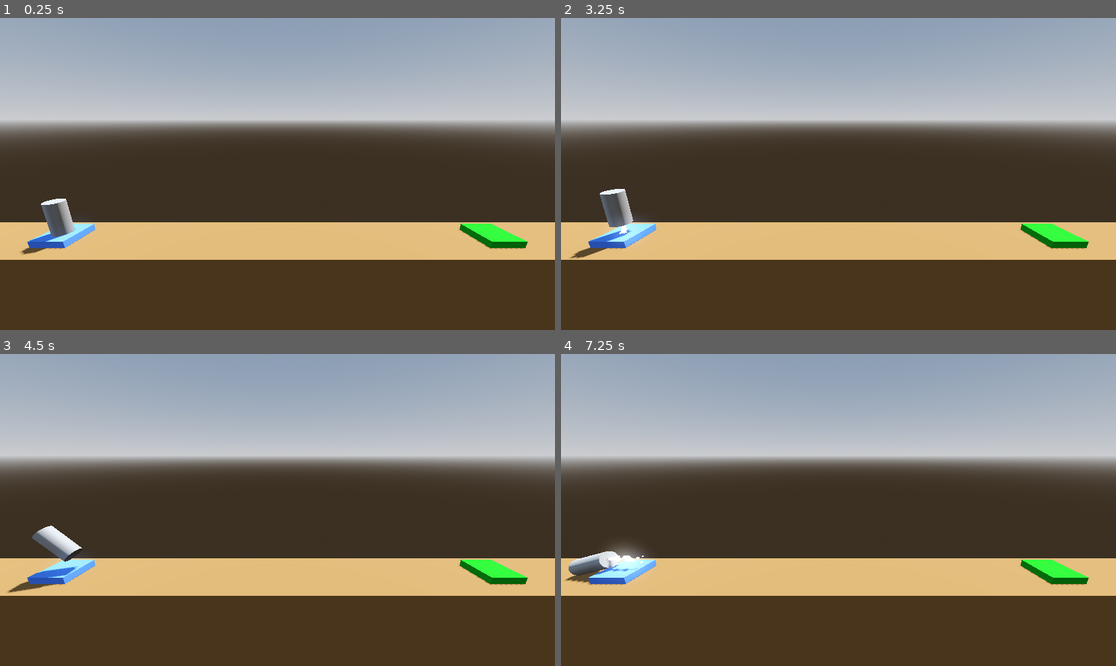
Above: before the commit, frames 1-4 (two rows, left to right).
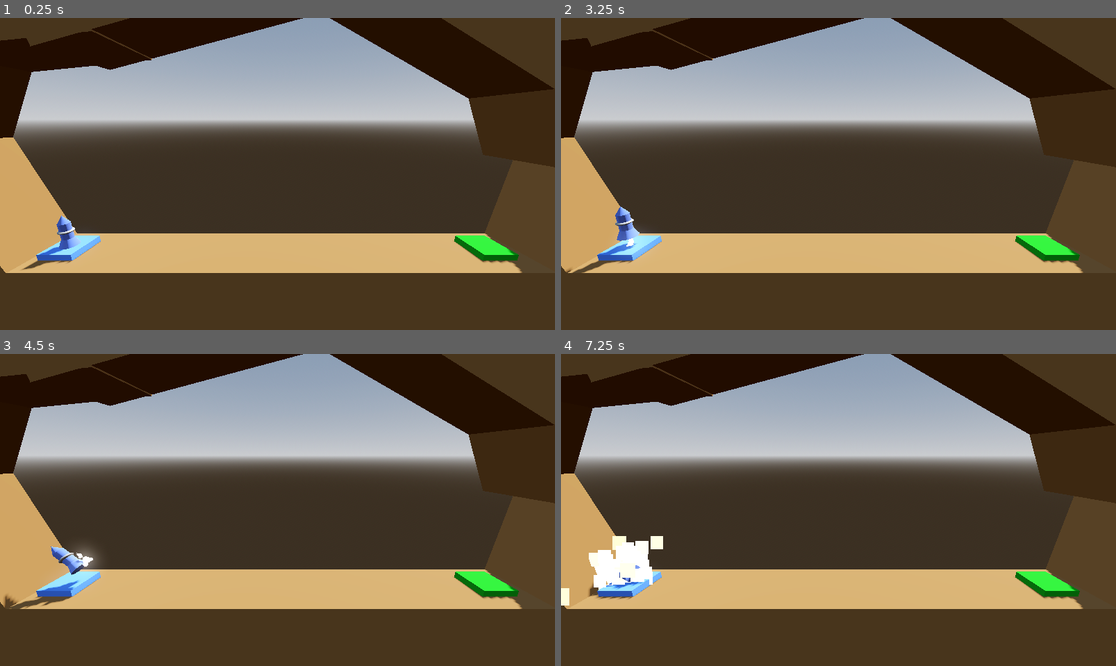
Above: after the commit, the same moments.

Repository: MohammdS/voxel-game-project
Game: Godot game, scene res://Levels/level_0.tscn
The game is run twice, just before and just after one commit, with the same random seed, the same clock (stepped at 60 frames per second) and the same inputs.
Inputs:
- Up to frame 1 (0.25 s): no input
- Up to frame 2 (3.25 s): tap Enter at 0.5, 2 s; hold D (rotate_right) 0.53-1.28 s; tap Space at 1.25, 2.75 s; hold A (rotate_left) 1.28-2.03 s; hold D (rotate_right) 2.03-2.78 s; hold W (UP) from 2.78 s (still down)
- Up to frame 3 (4.5 s): release W (UP) at 3.53 s; hold A (rotate_left) from 3.53 s (still down)
- Up to frame 4 (7.25 s): release A (rotate_left) at 5.78 s; hold D (rotate_right) 5.78-6.53 s; tap Enter at 6.5 s; hold W (UP) from 6.53 s (still down)

The runs differ from the first frame. In frame 1, 31% of the frame differs, in the area x 0-100%, y 0-82%; in frame 2, 31%; in frame 3, 31%; in frame 4, 31%.

Commit message:
updated the Rocket launcher game
added a rocket shape texture also added a win and crashing effects and improved the background to make it feel more real

Diff:
--- a/Levels/level_0.tscn
+++ b/Levels/level_0.tscn
@@ -1,7 +1,8 @@
 [gd_scene load_steps=9 format=3 uid="uid://cl8s8i4ski8tx"]
 
 [ext_resource type="Script" uid="uid://cwr6sebinlu60" path="res://Levels/landing_pad.gd" id="1_d3n4i"]
-[ext_resource type="PackedScene" uid="uid://dsmfcrbijlumj" path="res://player.tscn" id="1_o6pxs"]
+[ext_resource type="PackedScene" uid="uid://dycikpwhyrbfr" path="res://back_ground.tscn" id="1_finow"]
+[ext_resource type="PackedScene" uid="uid://76403u31emey" path="res://player.tscn" id="1_o6pxs"]
 
 [sub_resource type="ProceduralSkyMaterial" id="ProceduralSkyMaterial_ak04c"]
 sky_horizon_color = Color(0.662243, 0.671743, 0.686743, 1)
@@ -16,9 +17,6 @@
 tonemap_mode = 2
 glow_enabled = true
 
-[sub_resource type="StandardMaterial3D" id="StandardMaterial3D_4rlqi"]
-albedo_color = Color(0.531439, 0.377156, 0.199523, 1)
-
 [sub_resource type="StandardMaterial3D" id="StandardMaterial3D_vfa6b"]
 albedo_color = Color(0.31982, 0.527251, 1, 1)
 
@@ -28,17 +26,14 @@
 [node name="Level" type="Node3D"]
 
 [node name="DirectionalLight3D" type="DirectionalLight3D" parent="."]
-transform = Transform3D(-0.866023, -0.433016, 0.250001, 0, 0.499998, 0.866027, -0.500003, 0.749999, -0.43301, 0, 0, 0)
+transform = Transform3D(0.224963, 0.907858, 0.353816, 0.55869, -0.417687, 0.716522, 0.798284, 0.0364823, -0.601175, 0, 0, 4.97251)
 shadow_enabled = true
 
 [node name="WorldEnvironment" type="WorldEnvironment" parent="."]
 environment = SubResource("Environment_d3n4i")
 
-[node name="Floor" type="CSGBox3D" parent="." groups=["Hazard"]]
+[node name="Floor" parent="." instance=ExtResource("1_finow")]
 transform = Transform3D(1, 0, 0, 0, 1, 0, 0, 0, 1, 0, -4, 0)
-use_collision = true
-size = Vector3(40, 8, 4)
-material = SubResource("StandardMaterial3D_4rlqi")
 
 [node name="LaunchPad" type="CSGBox3D" parent="."]
 transform = Transform3D(1, 0, 0, 0, 1, 0, 0, 0, 1, -13, 0.2, 0)
@@ -55,7 +50,7 @@
 file_path = "uid://dsmhixb7bb5ok"
 
 [node name="Camera3D" type="Camera3D" parent="."]
-transform = Transform3D(1, 0, 0, 0, 0.965926, 0.258819, 0, -0.258819, 0.965926, 0, 7, 11)
+transform = Transform3D(1, 0, 0, 0, 0.965926, 0.258819, 0, -0.258819, 0.965926, 0, 7.97613, 11.1656)
 
 [node name="Player" parent="." instance=ExtResource("1_o6pxs")]
 transform = Transform3D(1, 0, 0, 0, 1, 0, 0, 0, 1, -13, 0.4, 0)
--- a/Levels/level_1.tscn
+++ b/Levels/level_1.tscn
@@ -1,7 +1,8 @@
 [gd_scene load_steps=10 format=3 uid="uid://dsmhixb7bb5ok"]
 
 [ext_resource type="Script" uid="uid://cwr6sebinlu60" path="res://Levels/landing_pad.gd" id="1_dilhk"]
-[ext_resource type="PackedScene" uid="uid://dsmfcrbijlumj" path="res://player.tscn" id="2_3mhv4"]
+[ext_resource type="PackedScene" uid="uid://76403u31emey" path="res://player.tscn" id="2_3mhv4"]
+[ext_resource type="PackedScene" uid="uid://dycikpwhyrbfr" path="res://back_ground.tscn" id="3_3mhv4"]
 
 [sub_resource type="ProceduralSkyMaterial" id="ProceduralSkyMaterial_ak04c"]
 sky_horizon_color = Color(0.662243, 0.671743, 0.686743, 1)
@@ -15,9 +16,6 @@
 sky = SubResource("Sky_o6pxs")
 tonemap_mode = 2
 glow_enabled = true
-
-[sub_resource type="StandardMaterial3D" id="StandardMaterial3D_4rlqi"]
-albedo_color = Color(0.531439, 0.377156, 0.199523, 1)
 
 [sub_resource type="StandardMaterial3D" id="StandardMaterial3D_dilhk"]
 albedo_color = Color(0.673107, 0.271488, 0.22309, 1)
@@ -37,16 +35,10 @@
 [node name="WorldEnvironment" type="WorldEnvironment" parent="."]
 environment = SubResource("Environment_d3n4i")
 
-[node name="Floor" type="CSGBox3D" parent="." groups=["Hazard"]]
-transform = Transform3D(1, 0, 0, 0, 1, 0, 0, 0, 1, 0, -4, 0)
+[node name="Obstacle" type="CSGBox3D" parent="." groups=["Hazard"]]
+transform = Transform3D(1, 0, 0, 0, 1, 0, 0, 0, 1, 0, 5.11934, 0)
 use_collision = true
-size = Vector3(40, 8, 4)
-material = SubResource("StandardMaterial3D_4rlqi")
-
-[node name="Obstacle" type="CSGBox3D" parent="." groups=["Hazard"]]
-transform = Transform3D(1, 0, 0, 0, 1, 0, 0, 0, 1, 0, 3.68479, 0)
-use_collision = true
-size = Vector3(6, 5, 4)
+size = Vector3(7, 6, 4)
 material = SubResource("StandardMaterial3D_dilhk")
 
 [node name="LaunchPad" type="CSGBox3D" parent="."]
@@ -64,7 +56,10 @@
 file_path = "uid://bx4lk5jgylo4h"
 
 [node name="Camera3D" type="Camera3D" parent="."]
-transform = Transform3D(1, 0, 0, 0, 0.965926, 0.258819, 0, -0.258819, 0.965926, 0, 7, 11)
+transform = Transform3D(1, 0, 0, 0, 0.986655, 0.162826, 0, -0.162826, 0.986655, 0, 7, 11)
 
 [node name="Player" parent="." instance=ExtResource("2_3mhv4")]
 transform = Transform3D(1, 0, 0, 0, 1, 0, 0, 0, 1, -13, 0.4, 0)
+
+[node name="Floor" parent="." instance=ExtResource("3_3mhv4")]
+transform = Transform3D(1, 0, 0, 0, 1, 0, 0, 0, 1, 0, -4, 0)
--- a/Levels/level_2.tscn
+++ b/Levels/level_2.tscn
@@ -1,7 +1,8 @@
 [gd_scene load_steps=10 format=3 uid="uid://bx4lk5jgylo4h"]
 
 [ext_resource type="Script" uid="uid://cwr6sebinlu60" path="res://Levels/landing_pad.gd" id="1_kbe2v"]
-[ext_resource type="PackedScene" uid="uid://dsmfcrbijlumj" path="res://player.tscn" id="2_arsda"]
+[ext_resource type="PackedScene" uid="uid://76403u31emey" path="res://player.tscn" id="2_arsda"]
+[ext_resource type="PackedScene" uid="uid://dycikpwhyrbfr" path="res://back_ground.tscn" id="3_arsda"]
 
 [sub_resource type="ProceduralSkyMaterial" id="ProceduralSkyMaterial_ak04c"]
 sky_horizon_color = Color(0.662243, 0.671743, 0.686743, 1)
@@ -15,9 +16,6 @@
 sky = SubResource("Sky_o6pxs")
 tonemap_mode = 2
 glow_enabled = true
-
-[sub_resource type="StandardMaterial3D" id="StandardMaterial3D_4rlqi"]
-albedo_color = Color(0.531439, 0.377156, 0.199523, 1)
 
 [sub_resource type="StandardMaterial3D" id="StandardMaterial3D_dilhk"]
 albedo_color = Color(0.673107, 0.271488, 0.22309, 1)
@@ -37,22 +35,16 @@
 [node name="WorldEnvironment" type="WorldEnvironment" parent="."]
 environment = SubResource("Environment_d3n4i")
 
-[node name="Floor" type="CSGBox3D" parent="." groups=["Hazard"]]
-transform = Transform3D(1, 0, 0, 0, 1, 0, 0, 0, 1, 0, -4, 0)
+[node name="Obstacle" type="CSGBox3D" parent="." groups=["Hazard"]]
+transform = Transform3D(0.895494, -0.445073, 0, 0.445073, 0.895494, 0, 0, 0, 1, -6.55532, 8.36645, 0)
 use_collision = true
-size = Vector3(40, 8, 4)
-material = SubResource("StandardMaterial3D_4rlqi")
-
-[node name="Obstacle" type="CSGBox3D" parent="." groups=["Hazard"]]
-transform = Transform3D(1, 0, 0, 0, 1, 0, 0, 0, 1, -7.93129, 6.55909, 0)
-use_collision = true
-size = Vector3(6, 2, 4)
+size = Vector3(8, 2, 4)
 material = SubResource("StandardMaterial3D_dilhk")
 
 [node name="Obstacle2" type="CSGBox3D" parent="." groups=["Hazard"]]
-transform = Transform3D(1, 0, 0, 0, 1, 0, 0, 0, 1, 4.59807, 2.69316, 0)
+transform = Transform3D(0.972638, -0.232325, 0, 0.232325, 0.972638, 0, 0, 0, 1, 3.38488, 4.80793, 0)
 use_collision = true
-size = Vector3(3, 4, 4)
+size = Vector3(3, 6, 4)
 material = SubResource("StandardMaterial3D_dilhk")
 
 [node name="LaunchPad" type="CSGBox3D" parent="."]
@@ -74,3 +66,6 @@
 
 [node name="Player" parent="." instance=ExtResource("2_arsda")]
 transform = Transform3D(1, 0, 0, 0, 1, 0, 0, 0, 1, -13, 0.4, 0)
+
+[node name="Floor" parent="." instance=ExtResource("3_arsda")]
+transform = Transform3D(1, 0, 0, 0, 1, 0, 0, 0, 1, 0, -4, 0)
--- a/Levels/level_3.tscn
+++ b/Levels/level_3.tscn
@@ -1,8 +1,9 @@
 [gd_scene load_steps=10 format=3 uid="uid://d18ctu7lanadw"]
 
 [ext_resource type="Script" uid="uid://cwr6sebinlu60" path="res://Levels/landing_pad.gd" id="1_5lru4"]
-[ext_resource type="PackedScene" uid="uid://dsmfcrbijlumj" path="res://player.tscn" id="2_ej5lj"]
+[ext_resource type="PackedScene" uid="uid://76403u31emey" path="res://player.tscn" id="2_ej5lj"]
 [ext_resource type="PackedScene" uid="uid://2kg761nf4gm4" path="res://moving_hazard.tscn" id="3_ej5lj"]
+[ext_resource type="PackedScene" uid="uid://dycikpwhyrbfr" path="res://back_ground.tscn" id="4_absw3"]
 
 [sub_resource type="ProceduralSkyMaterial" id="ProceduralSkyMaterial_ak04c"]
 sky_horizon_color = Color(0.662243, 0.671743, 0.686743, 1)
@@ -16,9 +17,6 @@
 sky = SubResource("Sky_o6pxs")
 tonemap_mode = 2
 glow_enabled = true
-
-[sub_resource type="StandardMaterial3D" id="StandardMaterial3D_4rlqi"]
-albedo_color = Color(0.531439, 0.377156, 0.199523, 1)
 
 [sub_resource type="StandardMaterial3D" id="StandardMaterial3D_vfa6b"]
 albedo_color = Color(0.31982, 0.527251, 1, 1)
@@ -34,12 +32,6 @@
 
 [node name="WorldEnvironment" type="WorldEnvironment" parent="."]
 environment = SubResource("Environment_d3n4i")
-
-[node name="Floor" type="CSGBox3D" parent="." groups=["Hazard"]]
-transform = Transform3D(1, 0, 0, 0, 1, 0, 0, 0, 1, 0, -4, 0)
-use_collision = true
-size = Vector3(40, 8, 4)
-material = SubResource("StandardMaterial3D_4rlqi")
 
 [node name="LaunchPad" type="CSGBox3D" parent="."]
 transform = Transform3D(1, 0, 0, 0, 1, 0, 0, 0, 1, -13, 0.2, 0)
@@ -64,3 +56,7 @@
 [node name="MovingHazard" parent="." instance=ExtResource("3_ej5lj")]
 transform = Transform3D(1, 0, 0, 0, 1, 0, 0, 0, 1, 0, 2, 0)
 destination = Vector3(0, 6, 0)
+duration = 1.2
+
+[node name="Floor" parent="." instance=ExtResource("4_absw3")]
+transform = Transform3D(1, 0, 0, 0, 1, 0, 0, 0, 1, 0, -4, 0)
--- a/Player.gd
+++ b/Player.gd
@@ -11,6 +11,10 @@
 @onready var rocket_thrust_audio: AudioStreamPlayer3D = $RocketThrustAudio
 @onready var level_passed_audio: AudioStreamPlayer = $LevelPassedAudio
 @onready var booster_particles: GPUParticles3D = $BoosterParticles
+@onready var left_particles: GPUParticles3D = $LeftParticles
+@onready var right_particles: GPUParticles3D = $RightParticles
+@onready var success_particles: GPUParticles3D = $SuccessParticles
+@onready var explosion_particles: GPUParticles3D = $ExplosionParticles
 
 var is_transistion: bool = false
 
@@ -27,9 +31,15 @@
 		booster_particles.emitting = false
 	if Input.is_action_pressed("rotate_right"):
 		apply_torque(Vector3(0,0,-torque_thrust * delta))
+		left_particles.emitting = true
+	else:
+		left_particles.emitting= false
 
 	if Input.is_action_pressed("rotate_left"):
 		apply_torque(Vector3(0,0,torque_thrust * delta))
+		right_particles.emitting =true
+	else:
+		right_particles.emitting = false
 
 
 func _on_body_entered(body: Node) -> void:
@@ -42,6 +52,7 @@
 
 func crash() -> void:
 	print("Crashed!!!")
+	explosion_particles.emitting = true
 	explosion_sound.play()
 	set_process(false)
 	is_transistion = true
@@ -52,6 +63,7 @@
 
 func level_complete(next_level_file: String) -> void:
 	print("Level Passed!")
+	success_particles.emitting = true
 	level_passed_audio.play()
 	set_process(false)
 	is_transistion = true
--- /dev/null
+++ b/back_ground.tscn
@@ -0,0 +1,51 @@
+[gd_scene load_steps=2 format=3 uid="uid://dycikpwhyrbfr"]
+
+[sub_resource type="StandardMaterial3D" id="StandardMaterial3D_4rlqi"]
+albedo_color = Color(0.531439, 0.377156, 0.199523, 1)
+
+[node name="Floor" type="CSGBox3D" groups=["Hazard"]]
+use_collision = true
+size = Vector3(40, 8, 4)
+material = SubResource("StandardMaterial3D_4rlqi")
+
+[node name="Wall" type="CSGBox3D" parent="." groups=["Hazard"]]
+transform = Transform3D(0.319687, 0.947523, 0, -0.947523, 0.319687, 0, 0, 0, 1, -17.9563, 7.72807, 0)
+use_collision = true
+size = Vector3(10, 4, 4)
+material = SubResource("StandardMaterial3D_4rlqi")
+
+[node name="Wall2" type="CSGBox3D" parent="." groups=["Hazard"]]
+transform = Transform3D(-0.530319, 0.847798, 0, -0.847798, -0.530319, 0, 0, 0, 1, -17.9563, 12.9845, 0)
+use_collision = true
+size = Vector3(10, 4, 4)
+material = SubResource("StandardMaterial3D_4rlqi")
+
+[node name="Wall3" type="CSGBox3D" parent="." groups=["Hazard"]]
+transform = Transform3D(0.996115, -0.0880598, 0, 0.0880598, 0.996115, 0, 0, 0, 1, -12.4538, 16.8807, 0)
+use_collision = true
+size = Vector3(10, 4, 4)
+material = SubResource("StandardMaterial3D_4rlqi")
+
+[node name="Wall4" type="CSGBox3D" parent="." groups=["Hazard"]]
+transform = Transform3D(0.974205, -0.225665, 0, 0.225665, 0.974205, 0, 0, 0, 1, -3.02491, 18.4413, 0)
+use_collision = true
+size = Vector3(15, 4, 4)
+material = SubResource("StandardMaterial3D_4rlqi")
+
+[node name="Wall5" type="CSGBox3D" parent="." groups=["Hazard"]]
+transform = Transform3D(0.900903, 0.434021, 0, -0.434021, 0.900903, 0, 0, 0, 1, 6.73908, 17.7968, 0)
+use_collision = true
+size = Vector3(15, 4, 4)
+material = SubResource("StandardMaterial3D_4rlqi")
+
+[node name="Wall6" type="CSGBox3D" parent="." groups=["Hazard"]]
+transform = Transform3D(0.459347, 0.888257, 0, -0.888257, 0.459347, 0, 0, 0, 1, 13.3784, 14.2164, 0)
+use_collision = true
+size = Vector3(8, 4, 4)
+material = SubResource("StandardMaterial3D_4rlqi")
+
+[node name="Wall7" type="CSGBox3D" parent="." groups=["Hazard"]]
+transform = Transform3D(-0.0827734, 0.996569, 0, -0.996569, -0.0827734, 0, 0, 0, 1, 17.3275, 7.13271, 0)
+use_collision = true
+size = Vector3(8, 4, 4)
+material = SubResource("StandardMaterial3D_4rlqi")
--- /dev/null
+++ b/explosion_particles.tscn
@@ -0,0 +1,59 @@
+[gd_scene load_steps=10 format=3 uid="uid://dcecb8hw7dbrv"]
+
+[sub_resource type="Gradient" id="Gradient_lkolc"]
+offsets = PackedFloat32Array(0.201923, 0.413462, 0.586538, 0.740385, 0.903846)
+colors = PackedColorArray(1, 1, 1, 1, 1, 1, 0, 1, 1, 0.294118, 0, 1, 0.776471, 0, 0, 1, 0, 0, 0, 1)
+
+[sub_resource type="GradientTexture1D" id="GradientTexture1D_u3rij"]
+gradient = SubResource("Gradient_lkolc")
+
+[sub_resource type="Curve" id="Curve_cv3ok"]
+max_value = 100.0
+_data = [Vector2(0, 1), 0.0, 146.581, 0, 0, Vector2(1, 100), 413.249, 0.0, 0, 0]
+point_count = 2
+
+[sub_resource type="CurveTexture" id="CurveTexture_mygan"]
+curve = SubResource("Curve_cv3ok")
+
+[sub_resource type="Curve" id="Curve_qubh3"]
+_data = [Vector2(0, 0.530249), 0.0, 2.25724, 0, 0, Vector2(1, 0), -2.97204, 0.0, 0, 0]
+point_count = 2
+
+[sub_resource type="CurveTexture" id="CurveTexture_5bhb0"]
+curve = SubResource("Curve_qubh3")
+
+[sub_resource type="ParticleProcessMaterial" id="ParticleProcessMaterial_1onfr"]
+direction = Vector3(0, 1, 0)
+spread = 180.0
+gravity = Vector3(0, 0, 0)
+initial_velocity_min = 6.0
+initial_velocity_max = 16.0
+damping_max = 3.0
+damping_curve = SubResource("CurveTexture_mygan")
+scale_curve = SubResource("CurveTexture_5bhb0")
+color_ramp = SubResource("GradientTexture1D_u3rij")
+turbulence_enabled = true
+turbulence_noise_scale = 1.0
+turbulence_noise_speed_random = 4.0
+
+[sub_resource type="StandardMaterial3D" id="StandardMaterial3D_5wvwh"]
+shading_mode = 0
+vertex_color_use_as_albedo = true
+disable_receive_shadows = true
+billboard_mode = 3
+billboard_keep_scale = true
+particles_anim_h_frames = 1
+particles_anim_v_frames = 1
+particles_anim_loop = false
+
+[sub_resource type="QuadMesh" id="QuadMesh_gb05o"]
+material = SubResource("StandardMaterial3D_5wvwh")
+
+[node name="ExplosionParticles" type="GPUParticles3D"]
+cast_shadow = 0
+emitting = false
+amount = 64
+one_shot = true
+explosiveness = 0.75
+process_material = SubResource("ParticleProcessMaterial_1onfr")
+draw_pass_1 = SubResource("QuadMesh_gb05o")
--- a/player.tscn
+++ b/player.tscn
@@ -1,14 +1,45 @@
-[gd_scene load_steps=8 format=3 uid="uid://dsmfcrbijlumj"]
+[gd_scene load_steps=17 format=3 uid="uid://76403u31emey"]
 
-[ext_resource type="Script" uid="uid://c7v4uwpeqmxpr" path="res://Player.gd" id="1_4flbx"]
+[ext_resource type="Script" uid="uid://int46n7byh2d" path="res://Player.gd" id="1_4flbx"]
 [ext_resource type="AudioStream" uid="uid://bciyrbg01gq13" path="res://Audio/SFX - Death Explosion.ogg" id="2_onrkg"]
 [ext_resource type="AudioStream" uid="uid://hi4qtfmoxe70" path="res://Audio/SFX - Success.ogg" id="3_i3pqv"]
 [ext_resource type="AudioStream" uid="uid://dv1o2rih0r4oa" path="res://Audio/SFX - Main engine thrust.ogg" id="4_hqtel"]
 [ext_resource type="PackedScene" uid="uid://b1hbgk4ue76u7" path="res://booster_particles.tscn" id="5_sweqy"]
+[ext_resource type="PackedScene" path="res://success_particles.tscn" id="6_1jxqw"]
+[ext_resource type="PackedScene" path="res://explosion_particles.tscn" id="7_dw050"]
 
 [sub_resource type="CylinderMesh" id="CylinderMesh_hqtel"]
 
 [sub_resource type="CylinderShape3D" id="CylinderShape3D_4flbx"]
+
+[sub_resource type="StandardMaterial3D" id="StandardMaterial3D_1jxqw"]
+albedo_color = Color(0.360194, 0.455197, 0.834657, 1)
+
+[sub_resource type="CylinderMesh" id="CylinderMesh_1jxqw"]
+top_radius = 0.3
+bottom_radius = 0.3
+height = 1.5
+
+[sub_resource type="StandardMaterial3D" id="StandardMaterial3D_dw050"]
+albedo_color = Color(0.360194, 0.455197, 0.834657, 1)
+
+[sub_resource type="CylinderMesh" id="CylinderMesh_dw050"]
+top_radius = 0.0
+bottom_radius = 0.3
+height = 0.5
+
+[sub_resource type="StandardMaterial3D" id="StandardMaterial3D_b26j0"]
+albedo_color = Color(0.360194, 0.455197, 0.834657, 1)
+
+[sub_resource type="CylinderMesh" id="CylinderMesh_b26j0"]
+top_radius = 0.2
+height = 0.75
+
+[sub_resource type="SphereMesh" id="SphereMesh_n7ghd"]
+radius = 0.4
+height = 0.25
+radial_segments = 32
+rings = 16
 
 [node name="Player" type="RigidBody3D"]
 axis_lock_linear_z = true
@@ -22,6 +53,7 @@
 
 [node name="MeshInstance3D" type="MeshInstance3D" parent="."]
 transform = Transform3D(1, 0, 0, 0, 1, 0, 0, 0, 1, 0, 1, 0)
+visible = false
 mesh = SubResource("CylinderMesh_hqtel")
 
 [node name="CollisionShape3D" type="CollisionShape3D" parent="."]
@@ -42,4 +74,40 @@
 amount = 20
 trail_lifetime = 1.0
 
+[node name="LeftParticles" parent="." instance=ExtResource("5_sweqy")]
+transform = Transform3D(0.952617, 0.295085, 0, -0.295085, 0.952617, 0, 0, 0, 0.997273, -0.376893, 0, 0)
+amount = 20
+trail_lifetime = 1.0
+
+[node name="RightParticles" parent="." instance=ExtResource("5_sweqy")]
+transform = Transform3D(0.9253, -0.371987, 0, 0.371987, 0.9253, 0, 0, 0, 0.997273, 0.383434, 0, 0)
+amount = 20
+trail_lifetime = 1.0
+
+[node name="SuccessParticles" parent="." instance=ExtResource("6_1jxqw")]
+transform = Transform3D(1, 0, 0, 0, 1, 0, 0, 0, 1, 0, 1, 0)
+
+[node name="ExplosionParticles" parent="." instance=ExtResource("7_dw050")]
+transform = Transform3D(1, 0, 0, 0, 1, 0, 0, 0, 1, 0, 1, 0)
+
+[node name="Body" type="MeshInstance3D" parent="."]
+transform = Transform3D(1, 0, 0, 0, 1, 0, 0, 0, 1, 0, 0.75, 0)
+material_override = SubResource("StandardMaterial3D_1jxqw")
+mesh = SubResource("CylinderMesh_1jxqw")
+
+[node name="Head" type="MeshInstance3D" parent="Body"]
+transform = Transform3D(1, 0, 0, 0, 1, 0, 0, 0, 1, 0, 1, 0)
+material_override = SubResource("StandardMaterial3D_dw050")
+mesh = SubResource("CylinderMesh_dw050")
+skeleton = NodePath("../..")
+
+[node name="Base" type="MeshInstance3D" parent="Body"]
+transform = Transform3D(1, 0, 0, 0, 1, 0, 0, 0, 1, 0, -0.375, 0)
+material_override = SubResource("StandardMaterial3D_b26j0")
+mesh = SubResource("CylinderMesh_b26j0")
+
+[node name="Middle" type="MeshInstance3D" parent="Body"]
+transform = Transform3D(1, 0, 0, 0, 1, 0, 0, 0, 1, 0, 0.218706, 0)
+mesh = SubResource("SphereMesh_n7ghd")
+
 [connection signal="body_entered" from="." to="." method="_on_body_entered"]
--- /dev/null
+++ b/success_particles.tscn
@@ -0,0 +1,53 @@
+[gd_scene load_steps=8 format=3 uid="uid://jfwajmrh6ca7"]
+
+[sub_resource type="StandardMaterial3D" id="StandardMaterial3D_5wvwh"]
+shading_mode = 0
+vertex_color_use_as_albedo = true
+disable_receive_shadows = true
+billboard_mode = 3
+billboard_keep_scale = true
+particles_anim_h_frames = 1
+particles_anim_v_frames = 1
+particles_anim_loop = false
+
+[sub_resource type="Curve" id="Curve_qubh3"]
+_data = [Vector2(0, 0.530249), 0.0, 2.25724, 0, 0, Vector2(1, 0), -2.97204, 0.0, 0, 0]
+point_count = 2
+
+[sub_resource type="CurveTexture" id="CurveTexture_oh0x3"]
+curve = SubResource("Curve_qubh3")
+
+[sub_resource type="Curve" id="Curve_uupei"]
+_data = [Vector2(0, 0.5), 0.0, 2.46667, 0, 1, Vector2(0.202703, 1), 0.0, 0.0, 0, 0, Vector2(0.371622, 0.00355875), 0.0, 0.0, 0, 0, Vector2(0.554054, 1), 0.0, 0.0, 0, 0, Vector2(0.777027, 0), 0.0, 0.0, 0, 0, Vector2(0.885135, 1), 0.0, 0.0, 0, 0, Vector2(1, 0.5), -4.35294, 0.0, 1, 0]
+point_count = 7
+
+[sub_resource type="CurveTexture" id="CurveTexture_68duu"]
+curve = SubResource("Curve_uupei")
+
+[sub_resource type="ParticleProcessMaterial" id="ParticleProcessMaterial_2ssod"]
+direction = Vector3(0, 1, 0)
+spread = 180.0
+gravity = Vector3(0, 0, 0)
+initial_velocity_min = 3.0
+initial_velocity_max = 12.0
+damping_min = 2.0
+damping_max = 4.0
+scale_curve = SubResource("CurveTexture_oh0x3")
+hue_variation_min = -1.0
+hue_variation_max = 1.0
+turbulence_enabled = true
+turbulence_noise_scale = 4.0
+turbulence_influence_max = 0.3
+turbulence_influence_over_life = SubResource("CurveTexture_68duu")
+
+[sub_resource type="SphereMesh" id="SphereMesh_lkpya"]
+
+[node name="SuccessParticles" type="GPUParticles3D"]
+material_override = SubResource("StandardMaterial3D_5wvwh")
+cast_shadow = 0
+emitting = false
+amount = 48
+one_shot = true
+explosiveness = 0.5
+process_material = SubResource("ParticleProcessMaterial_2ssod")
+draw_pass_1 = SubResource("SphereMesh_lkpya")
Not shown, changed: Player.gd.uid
